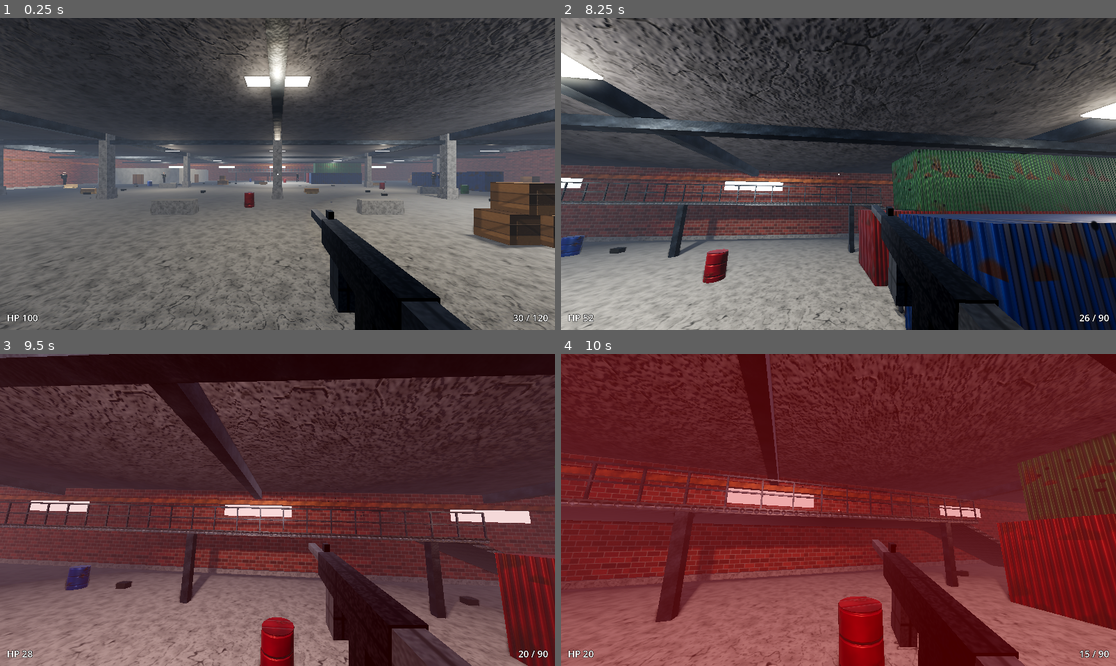
Above: before the commit, frames 1-4 (two rows, left to right).
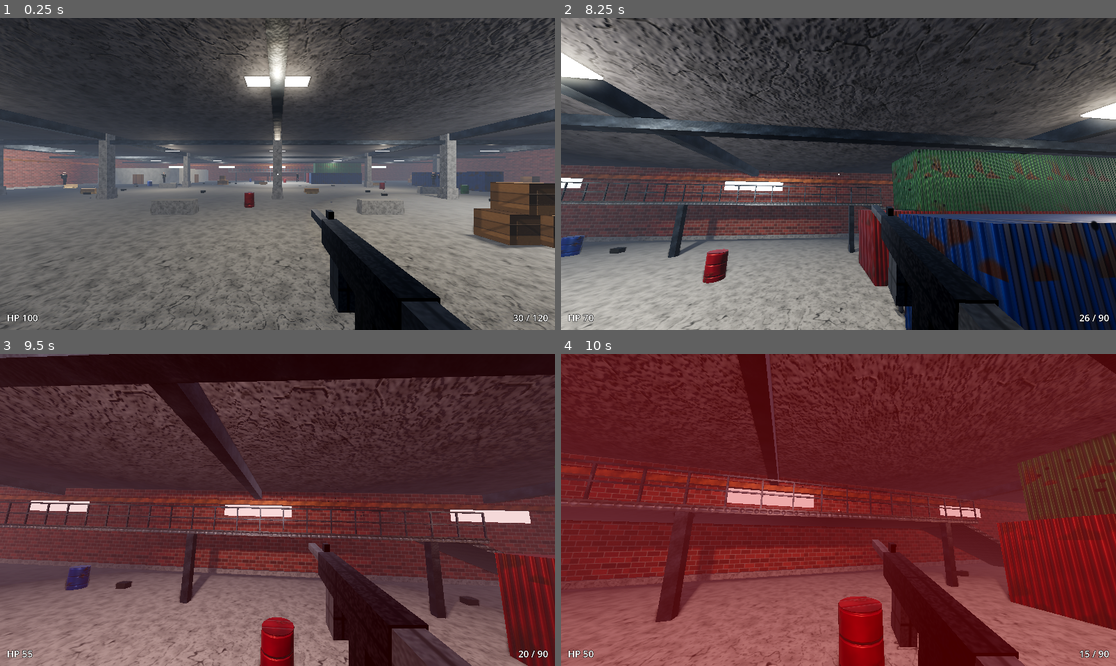
Above: after the commit, the same moments.

Repository: GoldenCheat28/mod-mod-test
Game: Godot game, scene res://scenes/main.tscn
The game is run twice, just before and just after one commit, with the same random seed, the same clock (stepped at 60 frames per second) and the same inputs.
Inputs (mouse positions are in pixels of both pictures, inside the frame that each line leads up to):
- Up to frame 1 (0.25 s): no input
- Up to frame 2 (8.25 s): move the mouse to (866, 174) at 0.52 s; press the mouse at (866, 174) at 0.53 s; hold W (move_forward) 0.53-5.78 s; tap Space (jump) at 0.77, 1.52, 3.02, 3.77, 4.52, 6.02, 6.77, 7.52 s; move the mouse to (810, 174) at 1.27 s; release the mouse at (810, 174) at 1.28 s; tap Shift (sprint) every 1.5 s from 1.35 to 7.35 s; move the mouse to (849, 167) at 2.02 s; press the mouse at (849, 167) at 2.03 s; move the mouse to (832, 180) at 2.77 s; release the mouse at (832, 180) at 2.78 s; move the mouse to (877, 177) at 3.52 s; press the mouse at (877, 177) at 3.53 s; move the mouse to (794, 170) at 4.27 s; release the mouse at (794, 170) at 4.28 s; move the mouse to (844, 174) at 5.02 s; press the mouse at (844, 174) at 5.03 s; move the mouse to (816, 167) at 5.77 s; release the mouse at (816, 167) at 5.78 s; hold D (move_right) 5.78-6.53 s; move the mouse to (866, 174) at 6.52 s; press the mouse at (866, 174) at 6.53 s; hold W (move_forward) from 6.53 s (still down); move the mouse to (810, 174) at 7.27 s; release the mouse at (810, 174) at 7.28 s; move the mouse to (849, 167) at 8.02 s; press the mouse at (849, 167) at 8.03 s
- Up to frame 3 (9.5 s): move the mouse to (271, 516) at 8.77 s; release W (move_forward) at 8.78 s; release the mouse at (271, 516) at 8.78 s; hold A (move_left) from 8.78 s (still down); tap Shift (sprint) at 8.85 s; tap Space (jump) at 9.02 s
- Up to frame 4 (10 s): move the mouse to (877, 513) at 9.52 s; release A (move_left) at 9.53 s; press the mouse at (877, 513) at 9.53 s; hold W (move_forward) from 9.53 s (still down); tap Space (jump) at 9.77 s

The runs differ from the first frame. In frame 2, less than 0.1% of the frame differs, in the area x 0-59%, y 59-98%; in frame 3, less than 0.1%, in the area x 0-91%, y 55-98%; in frame 4, less than 0.1%.

Commit message:
Tune blood shader, fix shader global, balance enemy damage, update map docs
Co-Authored-By: Claude Sonnet 5.5 <noreply@anthropic.com>
Claude-Session: https://claude.ai/code/session_01JpmsGxbKYXrGAp4vj8aAgZ

Diff:
--- a/godot-fps/project.godot
+++ b/godot-fps/project.godot
@@ -4,6 +4,13 @@
 config/name="FPS Shooter"
 run/main_scene="res://scenes/main.tscn"
 config/features=PackedStringArray("4.7", "Forward Plus")
+
+[shader_globals]
+
+blood_time={
+"type": "float",
+"value": 0.0
+}
 
 [display]
 window/size/viewport_width=1920
--- a/godot-fps/scripts/blood.gd
+++ b/godot-fps/scripts/blood.gd
@@ -20,8 +20,6 @@
 
 func _ready() -> void:
 	instance = self
-	if not RenderingServer.global_shader_parameter_get_list().has(&"blood_time"):
-		RenderingServer.global_shader_parameter_add("blood_time", RenderingServer.GLOBAL_VAR_TYPE_FLOAT, 0.0)
 	_mat = ShaderMaterial.new()
 	_mat.shader = load("res://shaders/blood.gdshader")
 	var qm := QuadMesh.new()
@@ -123,7 +121,7 @@
 	# выходное отверстие: быстрый широкий веер на поверхности за целью
 	var exit := space.intersect_ray(PhysicsRayQueryParameters3D.create(pos + fwd * 0.4, pos + fwd * 7.0, 1))
 	if exit and exit.collider is StaticBody3D:
-		_spot(exit.position, exit.normal, fwd * 14.0, randf_range(0.14, 0.24))
+		_spot(exit.position, exit.normal, fwd * 14.0, randf_range(0.2, 0.34))
 	for i in 9:
 		var v: Vector3
 		if i < 4:   # назад / в стороны: медленнее
@@ -147,7 +145,7 @@
 		if hit:
 			if hit.collider is StaticBody3D:
 				var sp := nv.length()
-				_spot(hit.position, hit.normal, nv, randf_range(0.025, 0.1) * (0.7 + sp / 9.0))
+				_spot(hit.position, hit.normal, nv, randf_range(0.04, 0.15) * (0.7 + sp / 9.0))
 			return
 		p = np
 		v = nv
--- a/godot-fps/scripts/enemy.gd
+++ b/godot-fps/scripts/enemy.gd
@@ -11,8 +11,8 @@
 @export var sight_range := 35.0
 @export var fov_deg := 110.0
 @export var shoot_range := 20.0
-@export var shot_damage := 8.0
-@export var melee_damage := 12.0
+@export var shot_damage := 5.0
+@export var melee_damage := 10.0
 
 var state := S.PATROL
 var target: Node3D
--- a/godot-fps/scripts/mats.gd
+++ b/godot-fps/scripts/mats.gd
@@ -223,7 +223,7 @@
 			alb.set_pixel(x, y, Color(clampf(col.r, 0, 1), clampf(col.g, 0, 1), clampf(col.b, 0, 1)))
 			hgt[y * n + x] = ht
 	var nrm := Image.create(n, n, false, Image.FORMAT_RGB8)
-	var k := 3.0 if kind in ["corrugated", "diamond", "brick", "tile", "barrel"] else 1.6
+	var k := 3.0 if kind in ["corrugated", "brick", "tile", "barrel"] else 1.6
 	for y in n:
 		for x in n:
 			var hl := hgt[y * n + (x - 1 + n) % n]
--- a/godot-fps/shaders/blood.gdshader
+++ b/godot-fps/shaders/blood.gdshader
@@ -69,10 +69,10 @@
 			float hy = h11(seed * 5.0 + fi * 4.3);
 			float cx = (hx - 0.5) * R * 1.6;
 			if (abs(cx) > R * 0.75) { continue; }
-			float w = R * (0.05 + 0.07 * hy);
+			float w = R * (0.07 + 0.09 * hy);
 			float delay = 0.6 + hy * 4.0;
-			float vmax = R * (1.3 + 3.2 * h11(fi + seed * 8.0));
-			float len = vmax * (1.0 - exp(-max(age - delay, 0.0) * (0.04 + 0.05 * hy)));
+			float vmax = R * (2.6 + 5.5 * h11(fi + seed * 8.0));
+			float len = vmax * (1.0 - exp(-max(age - delay, 0.0) * (0.07 + 0.06 * hy)));
 			float start = R * 0.2;
 			float da = pg.x - start;
 			float tube = (1.0 - smoothstep(w * 0.55, w, abs(pg.y - cx))) * step(0.0, da) * step(da, len);
@@ -103,11 +103,11 @@
 		float alpha = smoothstep(0.0, soft, h);
 		alpha *= 1.0 - 0.25 * smoothstep(dry_t * 1.5, dry_t * 6.0, age);   // старая засохшая кровь бледнеет
 		alpha *= 1.0 - smoothstep(0.88, 1.0, max(abs(q.x), abs(q.y)));
-		vec3 wet = mix(vec3(0.62, 0.015, 0.03), vec3(0.13, 0.0, 0.01), h);
+		vec3 wet = mix(vec3(0.46, 0.0, 0.02), vec3(0.09, 0.0, 0.006), h);
 		vec3 dry = mix(vec3(0.28, 0.07, 0.035), vec3(0.075, 0.015, 0.01), h);
 		ALBEDO = mix(wet, dry, dryk);
-		ROUGHNESS = mix(0.05, 0.85, dryk);
-		SPECULAR = mix(0.9, 0.3, dryk);
+		ROUGHNESS = mix(0.12, 0.85, dryk);
+		SPECULAR = mix(0.45, 0.2, dryk);
 		float bump = (1.0 - dryk * 0.75) * 1.6;
 		vec3 n = normalize(vec3(-(hx - h) / e * 0.05 * bump * 8.0, -(hy - h) / e * 0.05 * bump * 8.0, 1.0));
 		NORMAL_MAP = n * 0.5 + 0.5;
--- /dev/null
+++ b/godot-fps/tools/test_ai.gd
@@ -0,0 +1,13 @@
+extends Node
+# Отладка ИИ без рендера: печатает состояния ботов и здоровье игрока.
+func _ready() -> void:
+	var main: Node = load("res://scenes/main.tscn").instantiate()
+	add_child(main)
+	var player: Node3D = get_tree().get_first_node_in_group("player")
+	for t in 8:
+		await get_tree().create_timer(3.0).timeout
+		var s := ""
+		for e in get_tree().get_nodes_in_group("enemies"):
+			s += "%s:%d " % ["PCSD"[e.state], int(e.global_position.distance_to(player.global_position))]
+		print("t=%d hp=%d  %s" % [(t + 1) * 3, player.hp, s])
+	get_tree().quit()
--- /dev/null
+++ b/godot-fps/tools/test_ai.tscn
@@ -0,0 +1,6 @@
+[gd_scene load_steps=2 format=3]
+
+[ext_resource type="Script" path="res://tools/test_ai.gd" id="1"]
+
+[node name="TestAI" type="Node"]
+script = ExtResource("1")
--- a/godot-fps/tools/test_combat.gd
+++ b/godot-fps/tools/test_combat.gd
@@ -7,7 +7,7 @@
 	var player: Node3D = get_tree().get_first_node_in_group("player")
 	var enemies := get_tree().get_nodes_in_group("enemies")
 	var e: Node3D = enemies[3]
-	player.global_position = e.global_position + Vector3(0, 0, 7)
+	player.global_position = e.global_position + Vector3(0, 0, 4.5)
 	player.look_at(e.global_position + Vector3(0, 1.3, 0))
 	player.rotation.x = 0
 	for en in enemies:
@@ -18,7 +18,7 @@
 	var cam: Camera3D = player.get_node("Head/Camera3D")
 	var head: Node3D = player.get_node("Head")
 	head.look_at(e.global_position + Vector3(0, 1.3, 0))
-	for i in 7:
+	for i in 4:
 		e.take_damage(25.0, e.global_position + Vector3(0, 1.3, 0), Vector3(0, 0, 1), Vector3(0, 0, -1))
 		await get_tree().create_timer(0.12).timeout
 	await get_tree().create_timer(2.5).timeout
Not shown, added: godot-fps/tools/test_ai.gd.uid
Not shown, changed: godot-fps/maps/README.md
